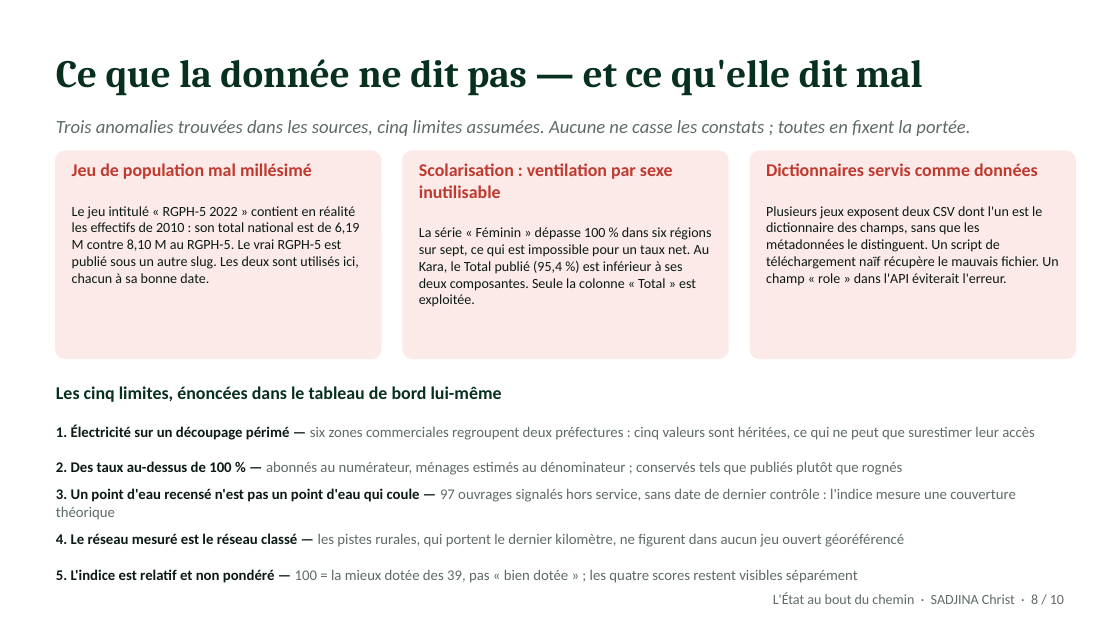
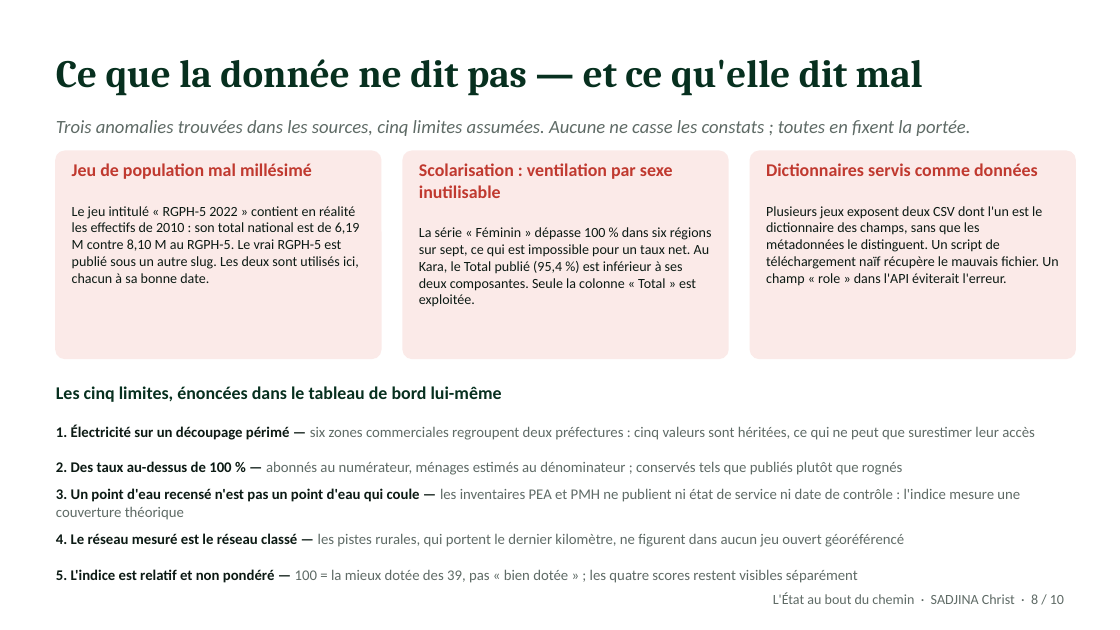
Before and after one commit to sadjinachrist-netizen/togo-etat-au-bout-du-chemin, a slide deck: slide 8 of rapport/Rapport_Etat_au_bout_du_chemin_Togo.pptx. Drawn at 1120x630 pixels with LibreOffice and Linux fonts; fonts in the diff are those of the drawing. Boxes give left, top, right and bottom in pixels: in the first picture for what was removed or moved away, otherwise in the second. Text is boxed around its words. In the diff, an @@ line names an element or a change of style, - is before the commit and + after.

Commit message:
Correction: les 97 points fermes sont des agences, pas des points d'eau
Les inventaires PEA et PMH ne publient aucun etat de service. Les 97
points fermes signales sont 78 etablissements financiers, 12 agences TdE
et 7 agences CEET. Texte corrige dans les pages Synthese, Territoire et
Methode, ainsi que dans la limite 3 du rapport.

Aussi: typographie (Fraunces/Inter) forcee au-dessus des styles
Streamlit, armoiries agrandies dans l'en-tete de la barre laterale,
nombres au format francais.

```diff
--- a/rapport/Rapport_Etat_au_bout_du_chemin_Togo.pptx
+++ b/rapport/Rapport_Etat_au_bout_du_chemin_Togo.pptx
@@ text at (56, 488, 1020, 520): text changed @@
-3. Un point d'eau recensé n'est pas un point d'eau qui coule — 97 ouvrages signalés hors service, sans date de dernier contrôle : l'indice mesure une couverture théorique
+3. Un point d'eau recensé n'est pas un point d'eau qui coule — les inventaires PEA et PMH ne publient ni état de service ni date de contrôle : l'indice mesure une couverture théorique
```
Also in this commit, not shown: 12 other files.
